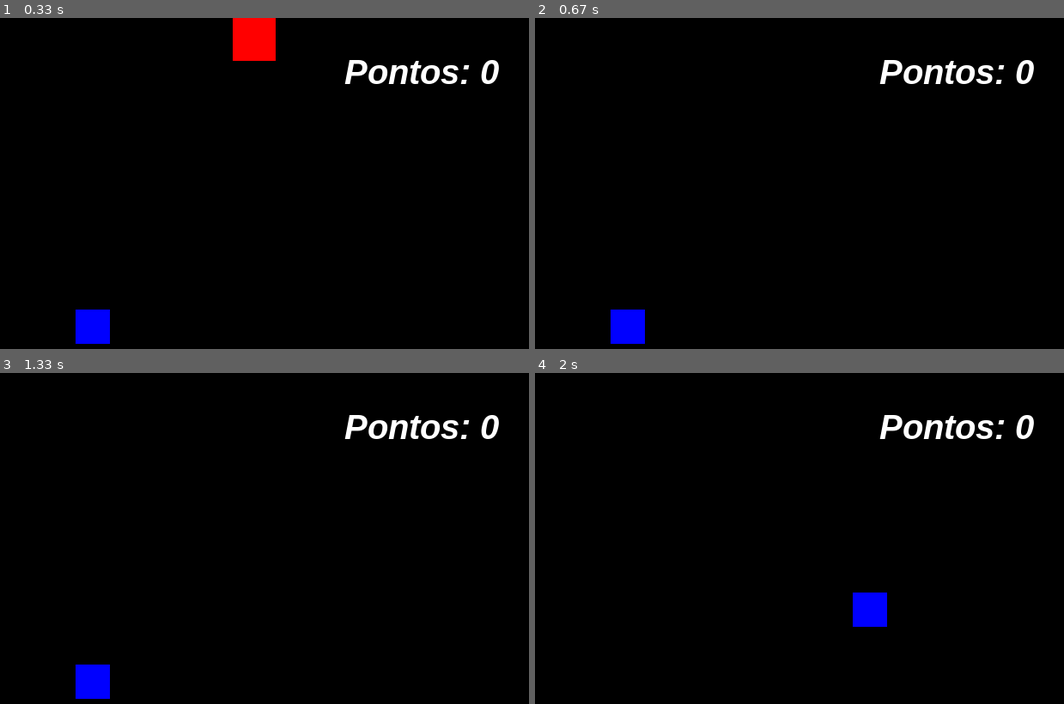
Above: before the commit, frames 1-4 (two rows, left to right).
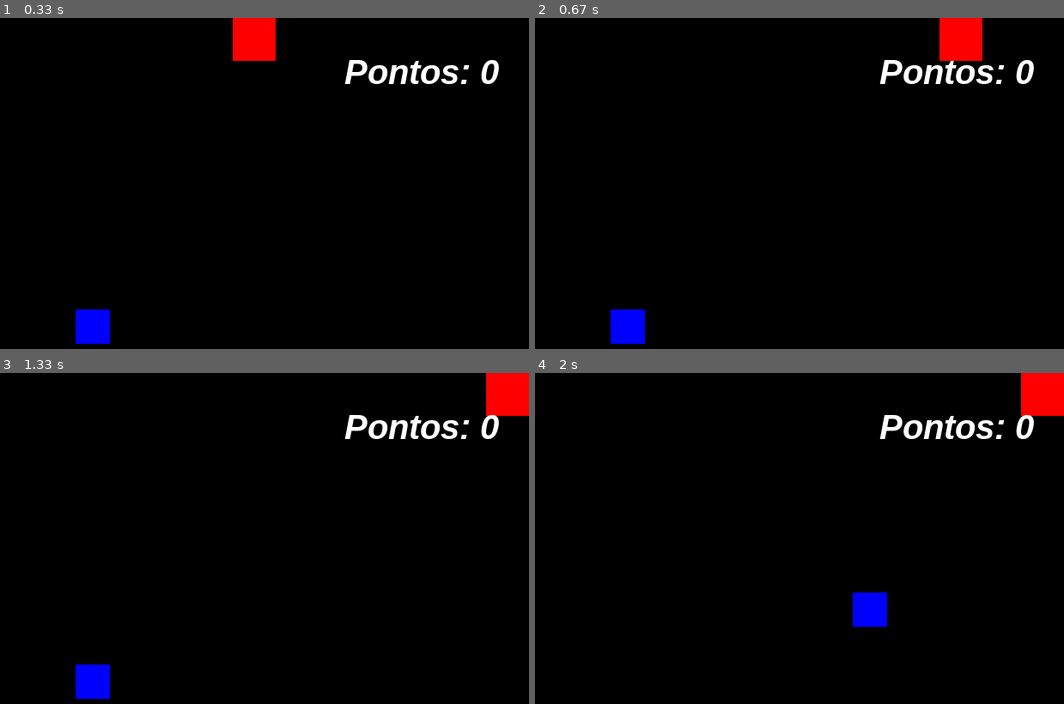
Above: after the commit, the same moments.

Repository: pedrocaua07/jogos_testes_pygame
Game: pygame game, started from teste.1.py
Two runs of this game, one before a commit and one after it. Both use one fixed random seed, a clock stepped at 60 frames per second and the inputs below.
Inputs:
- Up to frame 1 (0.33 s): no input
- Up to frame 2 (0.67 s): hold W from 0.33 s (still down); hold Right from 0.33 s (still down)
- Up to frame 3 (1.33 s): release W at 0.8 s; release Right at 0.8 s; hold Right 0.83-1.3 s
- Up to frame 4 (2 s): hold Up 1.33-1.63 s

Frame 1 is identical in both runs. In frame 2, 1.1% of the frame differs, in the area x 76-85%, y 0-13%; in frame 3, 1.1%; in frame 4, 1.1%.

Commit message:
Atualização!

Diff:
--- a/teste.1.py
+++ b/teste.1.py
@@ -20,7 +20,7 @@
 # --- NOVO: Variável para controlar o tempo do Spawn ---
 tempo_ultimo_spawn = pygame.time.get_ticks()
 tempo_espera = 1500  # Tempo em milissegundos (2000 ms = 2 segundos)
-lista_parabens =['Isso Aí!', 'Parabéns!', 'COLISÃO!', ';)']
+lista_parabens =['Boa Manu!!', 'Parabéns!', 'COLISÃO!', ';)']
 parabens = ''
 pygame.display.set_caption("Pygame")
 tela = pygame.display.set_mode((larg, alti))
@@ -55,6 +55,15 @@
         y -= 10
     if teclas[pygame.K_DOWN] or teclas[pygame.K_s]:
         y += 10
+        # --- NOVO: Limitador para o jogador não sair da tela ---
+    if x < 0:
+        x = 0
+    if x > larg - 50:  # 50 é a largura do quadrado vermelho
+        x = larg - 50
+    if y < 0:
+        y = 0
+    if y > alti - 50:  # 50 é a altura do quadrado vermelho
+        y = alti - 50
         # --- NOVO: Lógica do Cronômetro para mudar o azul de lugar ---
     tempo_atual = pygame.time.get_ticks()
         # Se a diferença do tempo atual para o último spawn for maior que 2 segundos:
Not shown, changed: .gitignore
